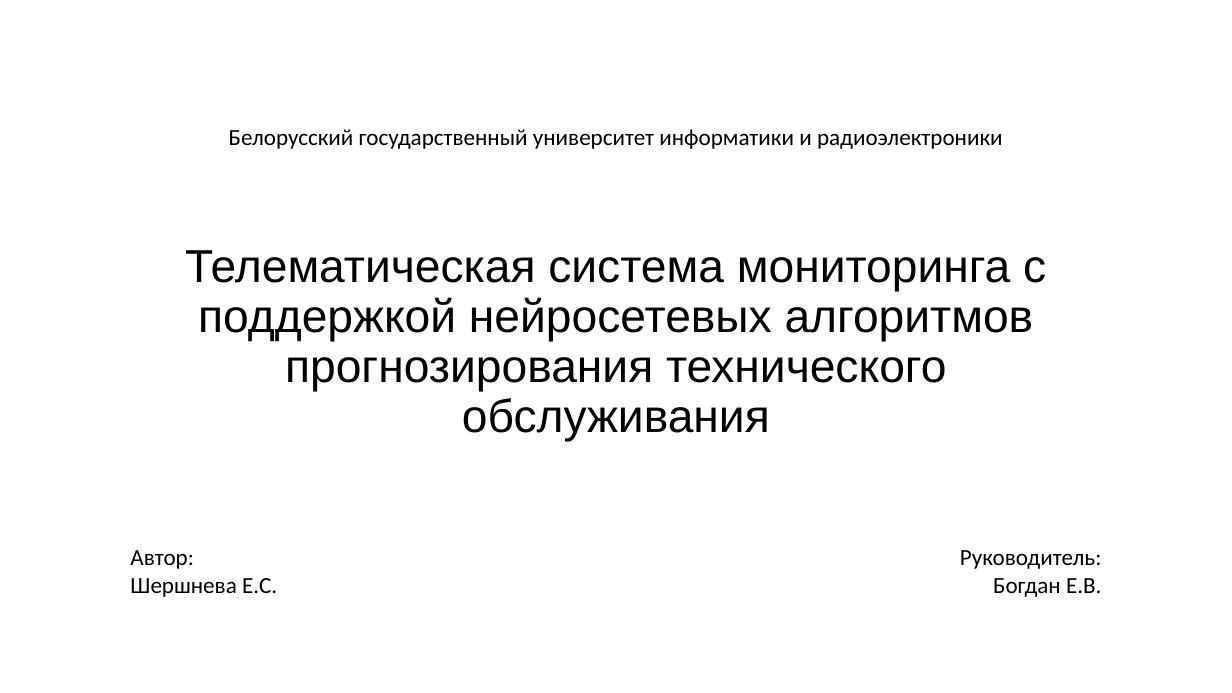
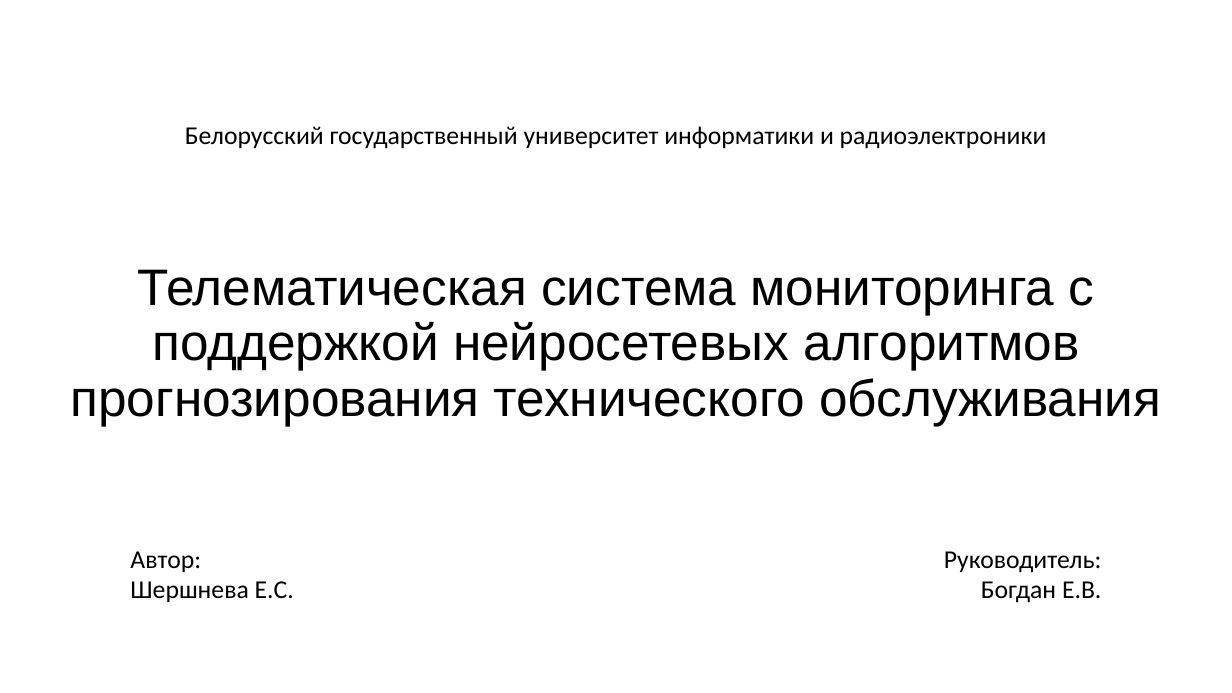
Before and after one commit to AlnaSher/-, a slide deck: slide 1 of Презентация.pptx. Drawn at 1232x693 pixels with LibreOffice and Linux fonts; fonts in the diff are those of the drawing. Boxes give left, top, right and bottom in pixels: in the first picture for what was removed or moved away, otherwise in the second. Text is boxed around its words. In the diff, an @@ line names an element or a change of style, - is before the commit and + after.

```diff
--- a/Презентация.pptx
+++ b/Презентация.pptx
@@ size 18 to 20 pt in 3 elements at (130,551,294,602), (944,551,1102,603), (185,126,1047,149) @@
@@ text "Белорусский государственный университет информатики и ...": place and size @@
-text "Белорусский государственный университет информатики и ..." at (229,129,1003,149)
+text "Белорусский государственный университет информатики и ..." at (185,126,1047,149)
@@ title "Телематическая система мониторинга с поддержкой ...": place and size @@
-title "Телематическая система мониторинга с поддержкой ..." at (185,250,1046,442)
+title "Телематическая система мониторинга с поддержкой ..." at (71,269,1161,426)
@@ title "Телематическая система мониторинга с поддержкой ..." at (71,269,1161,426): size 36 to 40 pt @@
```
Also in this commit, not shown: 2 other slides changed, 4 slides added.
